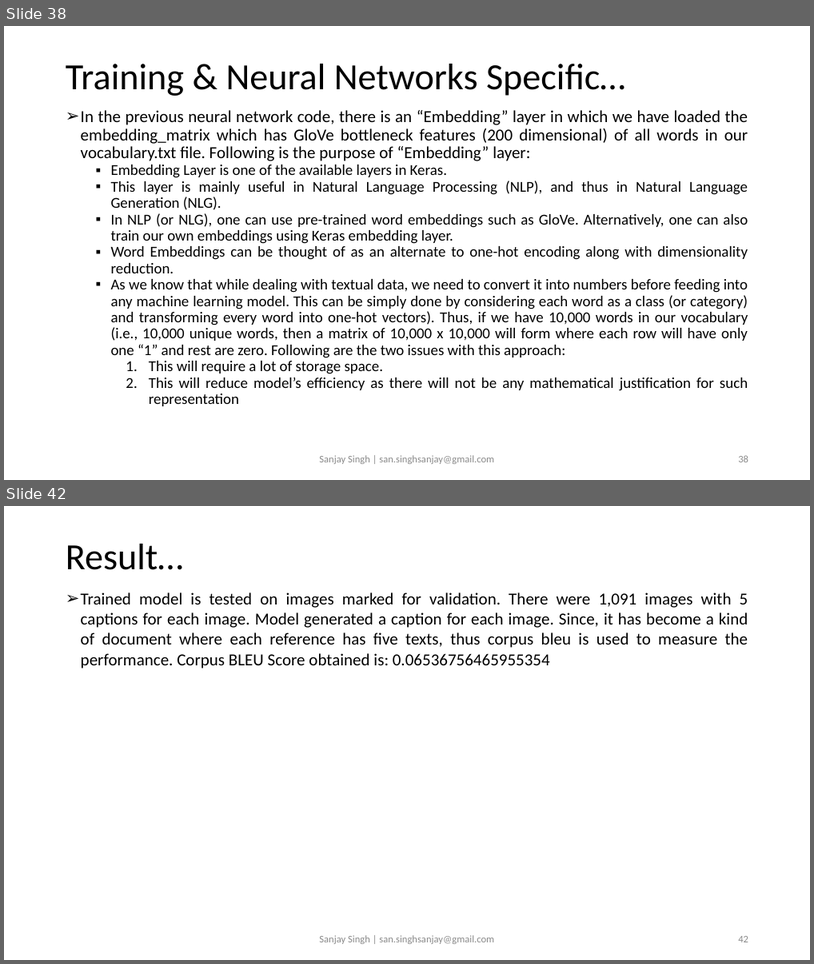
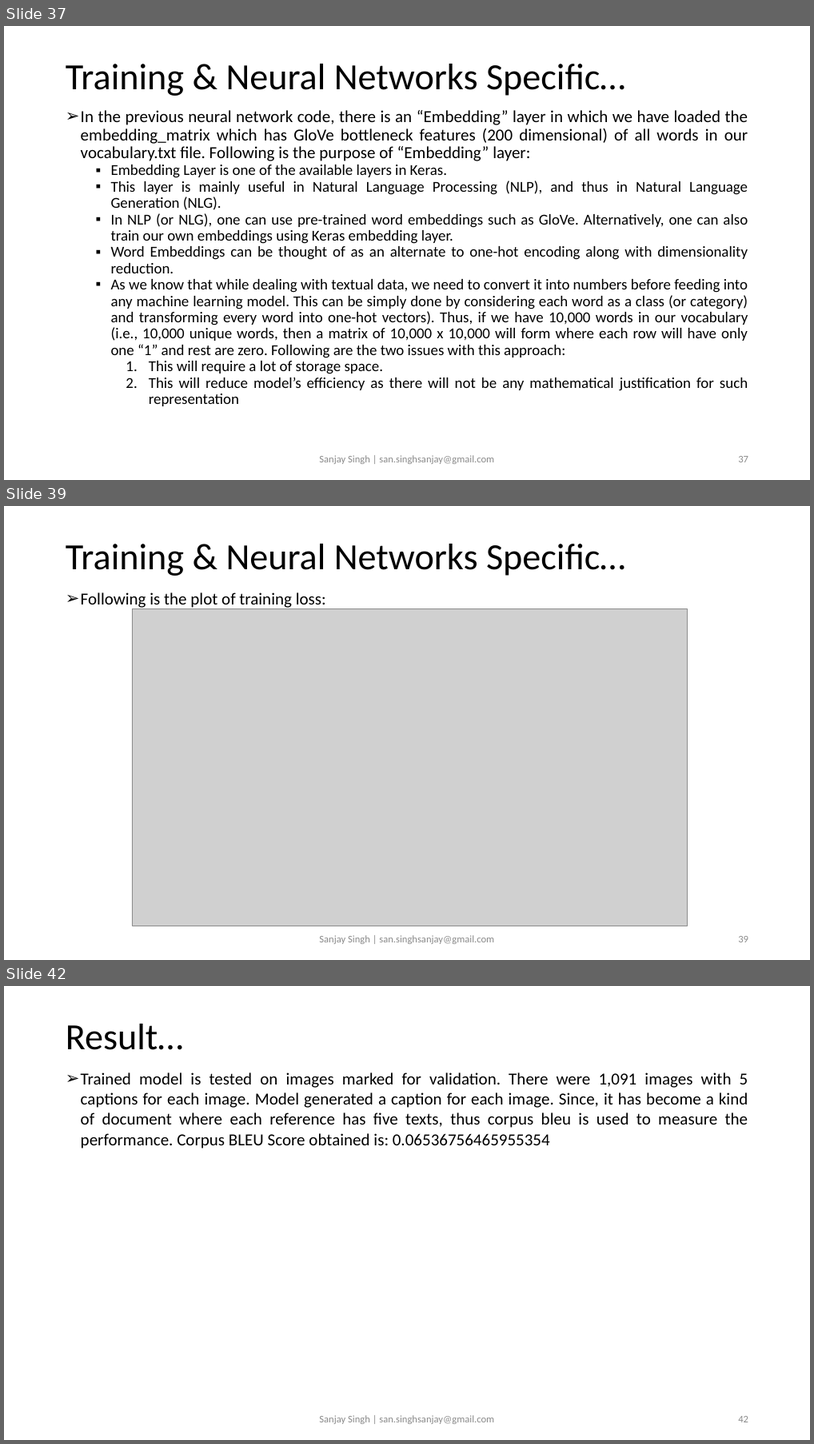
Before and after one commit to sansinghsanjay/Flickr8k_ImageCaptioning_AttentionMechanism, a slide deck: readme.pptx. Shown one above the other, each under a label of ours: slides 38 and 42 before the commit, slides 37, 39 and 42 after it; the slides between them are not shown. The pictures are 814x964 and 814x1444 pixels, drawn with LibreOffice and Linux fonts; fonts in the diff are those of the drawing; grey boxes stand for pictures. Boxes give left, top, right and bottom in pixels: in the first picture for what was removed or moved away, otherwise in the second. Text is boxed around its words. In the diff, an @@ line names an element or a change of style, - is before the commit and + after.

```diff
--- a/readme.pptx
+++ b/readme.pptx
@@ slide 39 added at box(4, 506, 810, 960), background #FFFFFF @@
@@ title added at box(66, 544, 626, 576), 44 pt, text #000000 @@
+Training & Neural Networks Specific…
@@ text added at box(81, 592, 326, 609), 20 pt, text #000000 @@
+➢ Following is the plot of training loss:
@@ picture added at box(132, 609, 687, 925) @@
@@ text added at box(319, 935, 494, 944), 12 pt, text #8C8C8C @@
+Sanjay Singh | san.singhsanjay@gmail.com
@@ page number added at box(738, 936, 749, 942), 12 pt, text #8C8C8C @@
+39
@@ what was slide 38 is now slide 37 @@
@@ page number at box(738, 456, 749, 462): text changed @@
-38
+37
```
Also in this commit, not shown: 8 slides changed, 1 slide removed, 7 other files.
